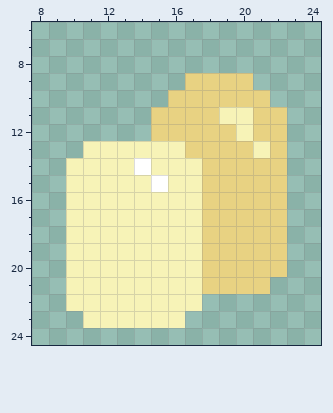
Two versions of one pixel-art file, Cold-Conquest-Root/out/production/Cold-Conquest-Root/storage-containers.ase. The first picture shows the starting point.
32x32 pixels, 1 frame. Shown: x 8..24, y 6..24.
The same view after the edit:
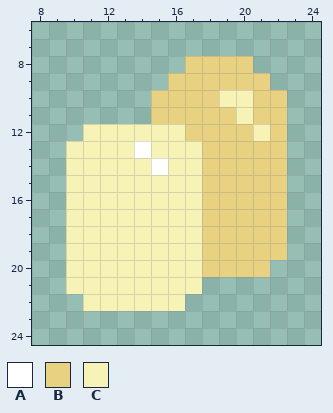
Palette (. is transparent): A #ffffff  B #e8d282  C #f7f3b7
Difference:
Layer "LiquidStorageContainer":
Colour C gives way to colour A in row 13 at x 14; in row 14 at x 15.
The edit adds colour B in row 8 at x 17 to 20; in row 9 at x 16 and 21; in row 10 at x 15 and 22.
Colour C gives way to colour B in row 11 at x 19; in row 12 at x 20; in row 13 at x 21.
The edit adds colour C in row 12 at x 11 to 14; in row 13 at x 10.
Colour A gives way to colour C in row 14 at x 14; in row 15 at x 15.
Colour B gives way to colour C in row 10 at x 19 to 20; in row 12 at x 15 to 16 and 21; in row 13 at x 17.
Colour B is removed in row 20 at x 22; in row 21 at x 18 to 21.
Colour C is removed in row 22 at x 10 and 17; in row 23 at x 11 to 16.
Where, in picture pixels (left, top, right, bottom), the same in both pictures:
changed: (66, 56, 287, 192)
erased: (66, 260, 287, 328)
